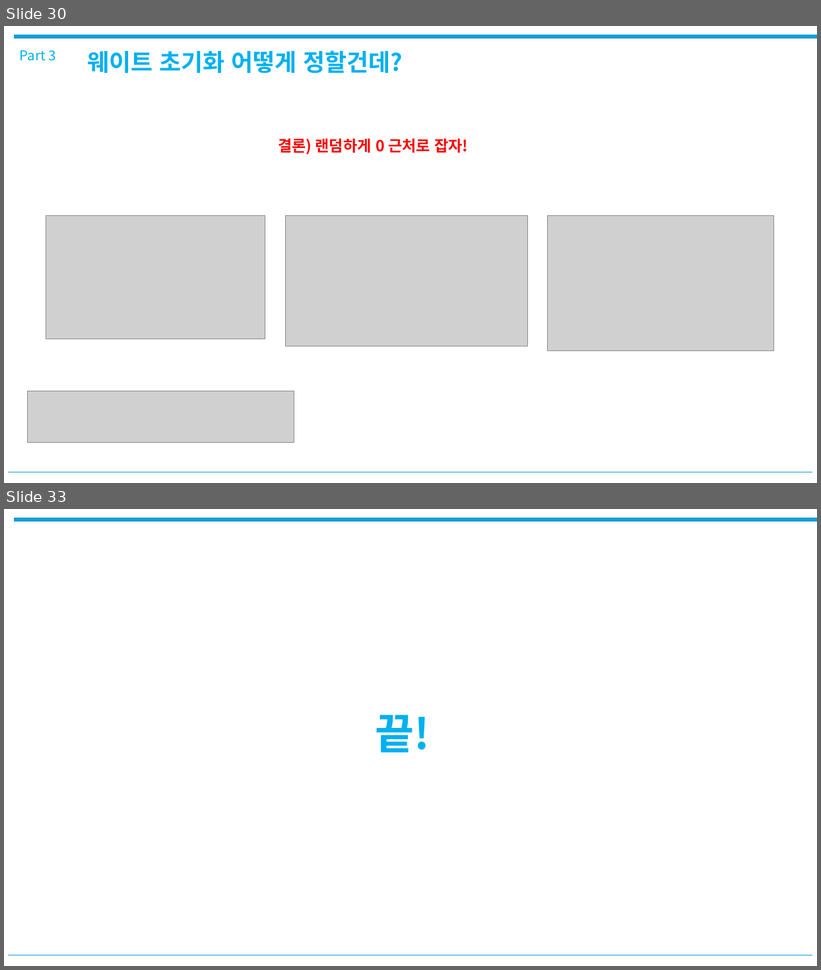
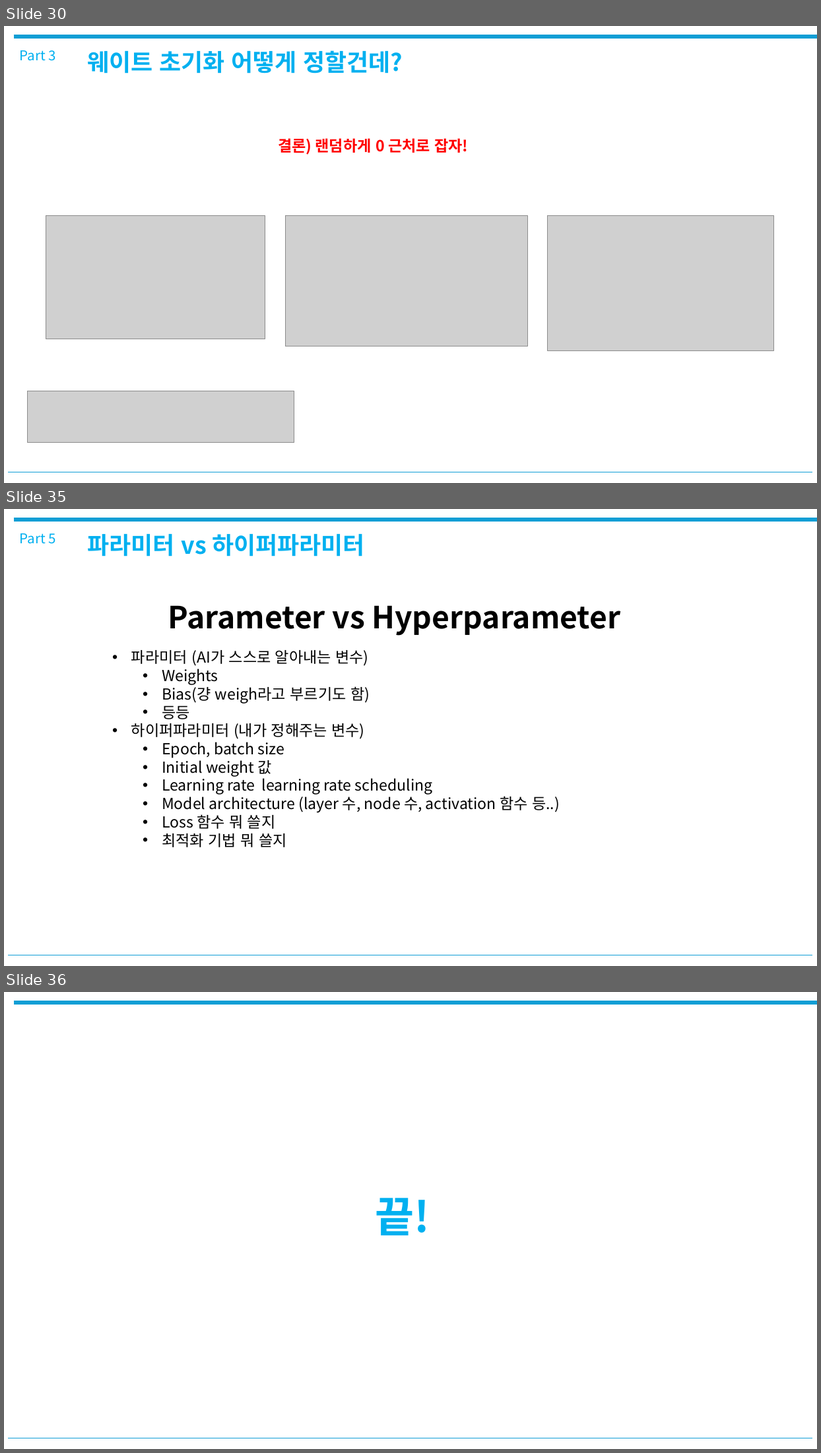
Before and after one commit to jaewoo-rain/ai-study, a slide deck: 02주차/경사하강법,역전파.pptx. Shown one above the other, each under a label of ours: slides 30 and 33 before the commit, slides 30, 35 and 36 after it; the slides between them are not shown. The pictures are 821x970 and 821x1453 pixels, drawn with LibreOffice and Linux fonts; fonts in the diff are those of the drawing; grey boxes stand for pictures. Boxes give left, top, right and bottom in pixels: in the first picture for what was removed or moved away, otherwise in the second. Text is boxed around its words. In the diff, an @@ line names an element or a change of style, - is before the commit and + after.

```diff
--- a/02주차/경사하강법,역전파.pptx
+++ b/02주차/경사하강법,역전파.pptx
@@ slide 35 added at (4,509,817,966), background #FFFFFF @@
@@ line added from (14, 520) to (817, 520), #0F9ED5 4.5 pt @@
@@ text added at (20,533,55,544), 16 pt, text #00B0F0 @@
+Part 5
@@ text added at (88,534,364,557), 28 pt, text #00B0F0, bold @@
+파라미터 vs 하이퍼파라미터
@@ text added at (168,605,620,636), 36 pt, text #000000, bold @@
+Parameter vs Hyperparameter
@@ text added at (131,650,560,848), 18 pt, text #000000 @@
+• 파라미터 (AI가 스스로 알아내는 변수)
+  • Weights
+  • Bias(걍 weigh라고 부르기도 함)
+  • 등등
+• 하이퍼파라미터 (내가 정해주는 변수)
+  • Epoch, batch size
+  • Initial weight 값
+  • Learning rate learning rate scheduling
+  • Model architecture (layer 수, node 수, activation 함수 등..)
+  • Loss 함수 뭐 쓸지
+  • 최적화 기법 뭐 쓸지
@@ line added from (8, 956) to (813, 956), #0F9ED5 1 pt @@
@@ what was slide 33 is now slide 36 @@
```
Also in this commit, not shown: 7 slides changed, 2 other slides added, 22 other files.
